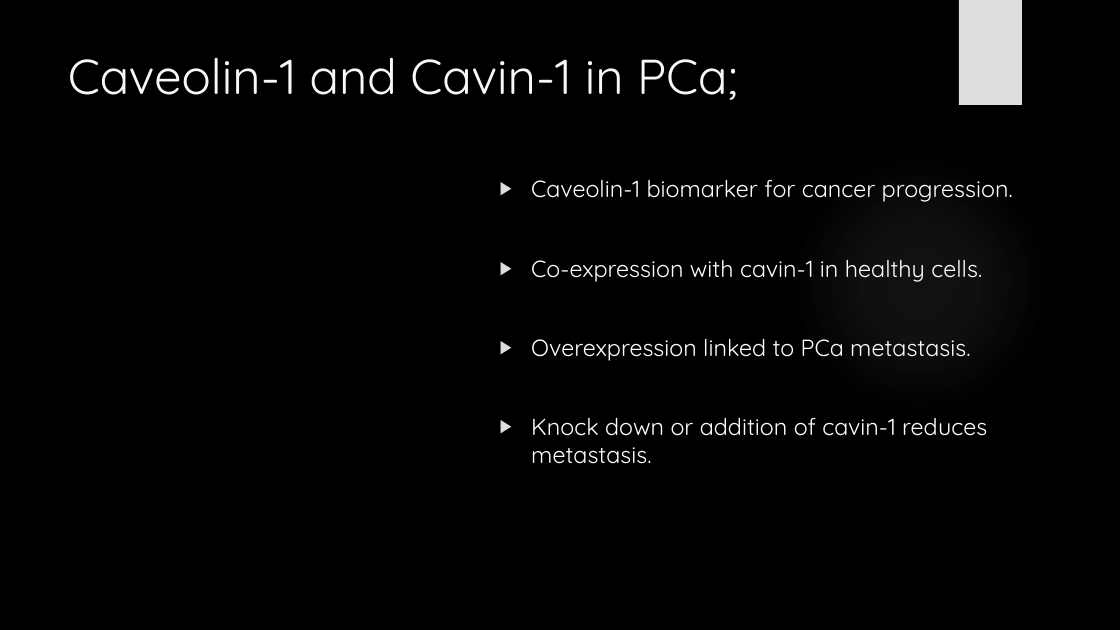
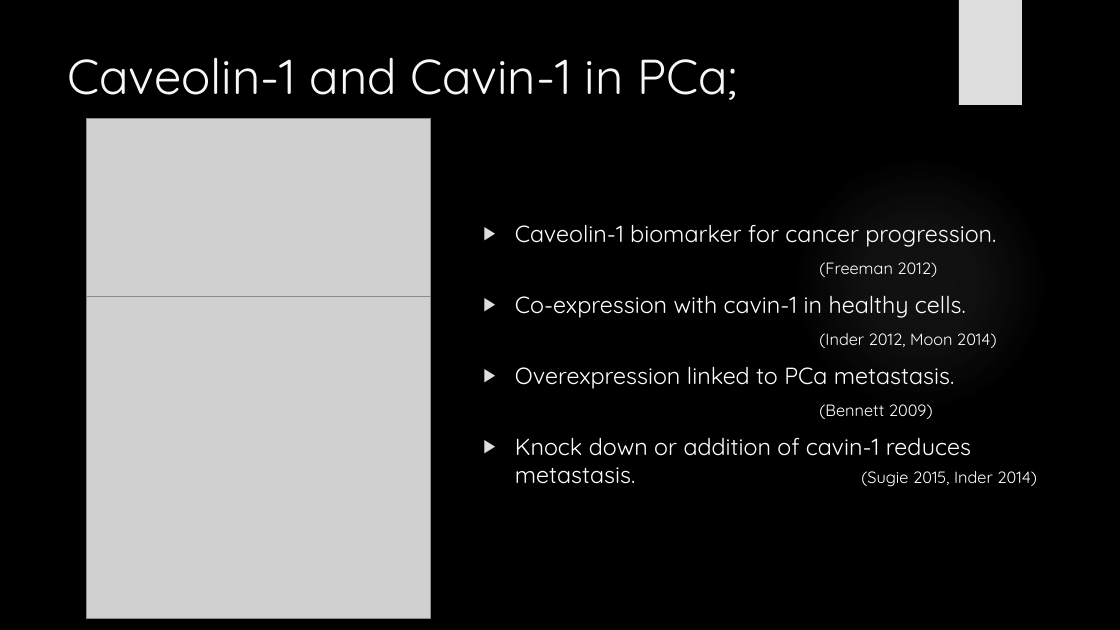
Before and after one commit to HarleyRobinson/Honours2, a slide deck: slide 3 of BackgroundInfo/CollCombBiol.pptx. Drawn at 1120x630 pixels with LibreOffice and Linux fonts; fonts in the diff are those of the drawing; grey boxes stand for pictures; background and template pictures are left out. Boxes give left, top, right and bottom in pixels: in the first picture for what was removed or moved away, otherwise in the second. Text is boxed around its words. In the diff, an @@ line names an element or a change of style, - is before the commit and + after.

```diff
--- a/BackgroundInfo/CollCombBiol.pptx
+++ b/BackgroundInfo/CollCombBiol.pptx
@@ picture added at (87, 118, 430, 297) @@
@@ text "Caveolin-1 biomarker for cancer progression.": place and size @@
-text "Caveolin-1 biomarker for cancer progression." at (531, 179, 1013, 464)
+text "Caveolin-1 biomarker for cancer progression." at (515, 224, 1037, 487)
@@ text at (819, 262, 937, 277): paragraph added @@
+                (Freeman 2012)
@@ picture added at (87, 297, 430, 618) @@
@@ text at (819, 333, 997, 348): paragraph added @@
+                (Inder 2012, Moon 2014)
@@ text at (515, 404, 1037, 487): text changed @@
-▶ Knock down or addition of cavin-1 reduces metastasis.
+                (Bennett 2009)
+▶ Knock down or addition of cavin-1 reduces metastasis. (Sugie 2015, Inder 2014)
```
Also in this commit, not shown: 11 other slides changed, 1 other file.
